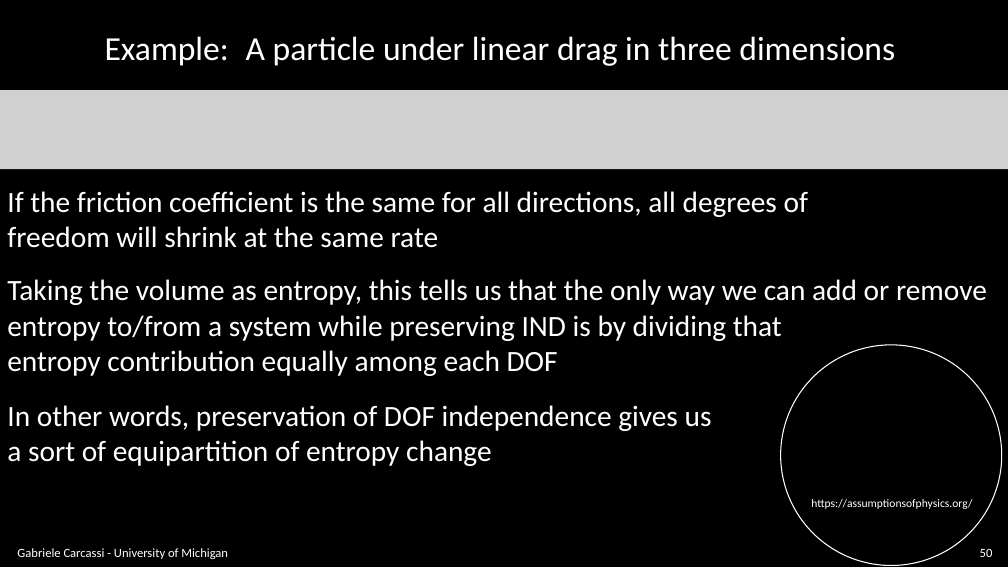
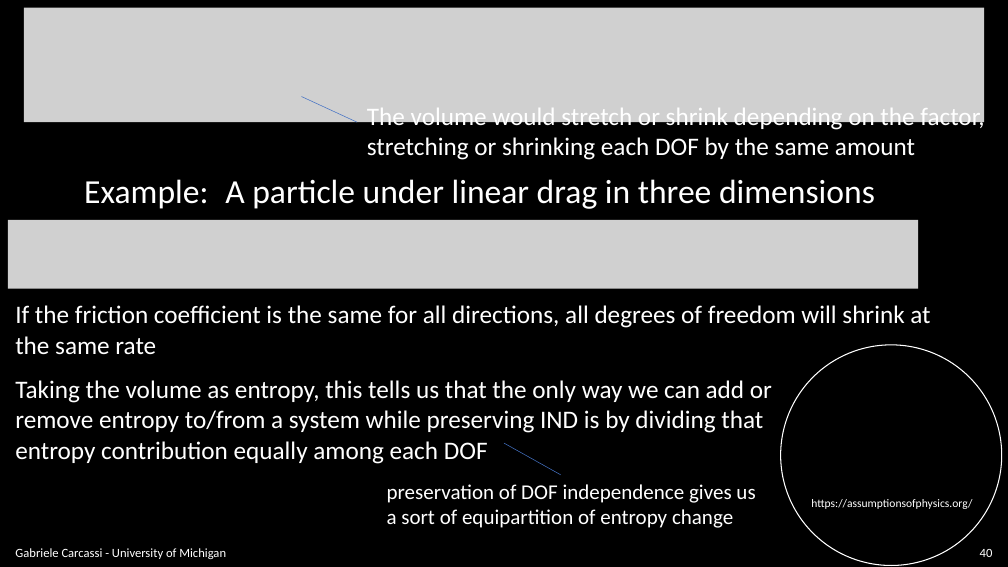
Before and after one commit to assumptionsofphysics/slides, a slide deck: slide 40 of BookCompanions-v2/RP-Class-4.pptx (slide 50 before the commit). Drawn at 1008x567 pixels with LibreOffice and Linux fonts; fonts in the diff are those of the drawing; grey boxes stand for pictures; background and template pictures are left out. Boxes give left, top, right and bottom in pixels: in the first picture for what was removed or moved away, otherwise in the second. Text is boxed around its words. In the diff, an @@ line names an element or a change of style, - is before the commit and + after.

```diff
--- a/BookCompanions-v2/RP-Class-4.pptx
+++ b/BookCompanions-v2/RP-Class-4.pptx
@@ picture added at box(24, 8, 985, 122) @@
@@ picture removed at box(0, 90, 1008, 169) @@
@@ line added from (302, 97) to (357, 123), #4472C4 0.5 pt @@
@@ text added at box(367, 108, 984, 160), 24 pt, text #FFFFFF @@
+The volume would stretch or shrink depending on the factor,
+stretching or shrinking each DOF by the same amount
@@ text "Example:": place and size @@
-text "Example:" at box(105, 36, 229, 66)
+text "Example:" at box(84, 179, 208, 209)
@@ text "A particle under linear drag ...": place and size @@
-text "A particle under linear drag ..." at box(246, 36, 895, 66)
+text "A particle under linear drag ..." at box(225, 179, 875, 209)
@@ picture added at box(8, 220, 918, 289) @@
@@ text at box(15, 305, 930, 355): text changed; size 28 to 24 pt @@
-If the friction coefficient is the same for all directions, all degrees of
-freedom will shrink at the same rate
+If the friction coefficient is the same for all directions, all degrees of freedom will shrink at
+the same rate
@@ text "Taking the volume as entropy, ...": place and size @@
-text "Taking the volume as entropy, ..." at box(7, 279, 987, 376)
+text "Taking the volume as entropy, ..." at box(15, 380, 772, 464)
@@ text at box(15, 380, 772, 433): text changed; size 28 to 24 pt @@
-Taking the volume as entropy, this tells us that the only way we can add or remove
-entropy to/from a system while preserving IND is by dividing that
+Taking the volume as entropy, this tells us that the only way we can add or
+remove entropy to/from a system while preserving IND is by dividing that
@@ text at box(15, 441, 488, 464): size 28 to 24 pt in "entropy contribution equally among each DOF" @@
@@ line added from (504, 443) to (561, 475), #4472C4 0.5 pt @@
@@ text "preservation of DOF independence gives ...": place and size @@
-text "preservation of DOF independence gives ..." at box(7, 405, 712, 466)
+text "preservation of DOF independence gives ..." at box(387, 484, 755, 528)
@@ text at box(387, 484, 755, 503): text changed; size 28 to 20 pt @@
-In other words, preservation of DOF independence gives us
+preservation of DOF independence gives us
@@ text at box(387, 509, 733, 528): size 28 to 20 pt in "a sort of equipartition of entropy change" @@
@@ page number at box(980, 549, 993, 557): text changed @@
-50
+40
```
Also in this commit, not shown: 24 other slides changed, 2 slides added, 15 slides removed.
